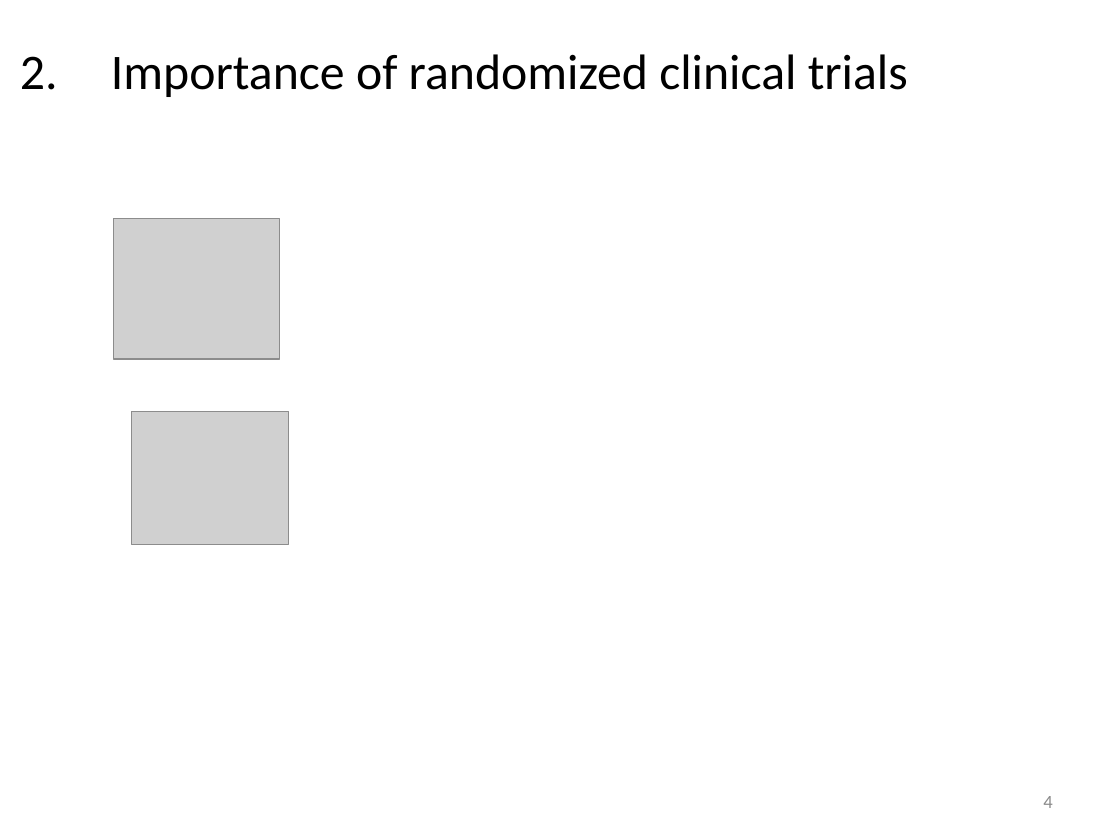
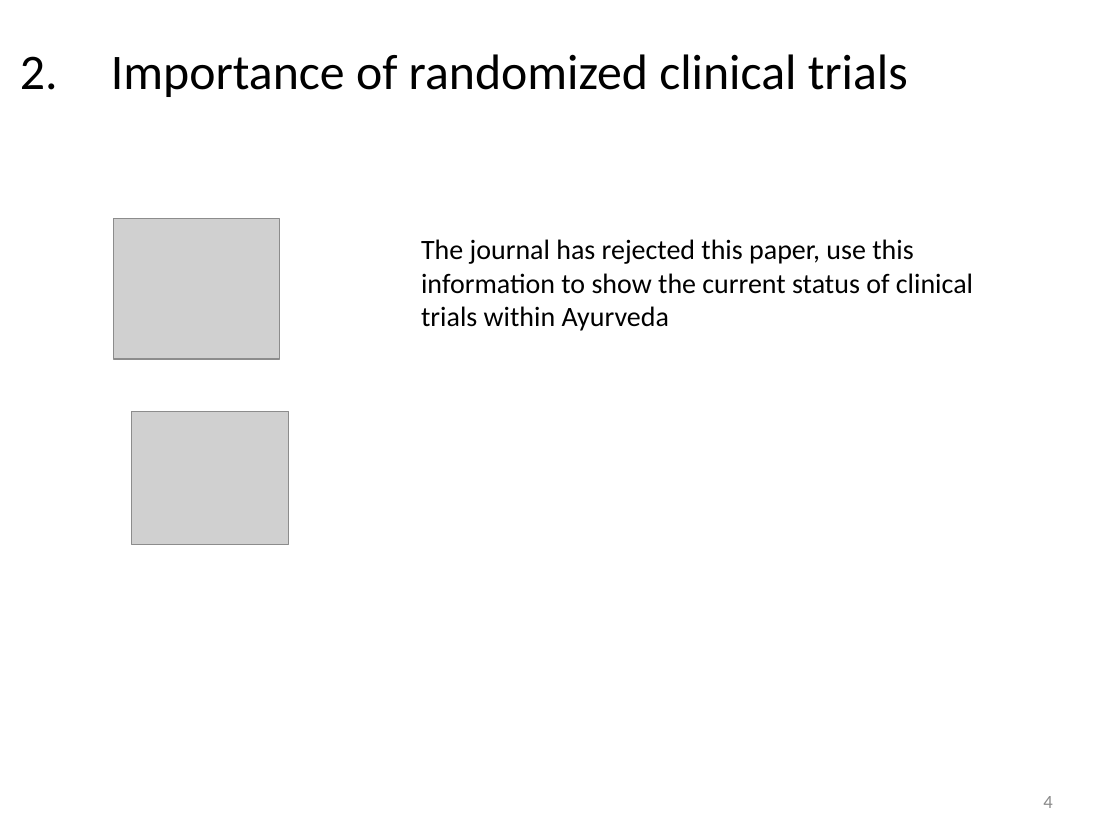
Before and after one commit to coursephd/PostgreSQL, a slide deck: slide 4 of thesis/ThesisPresentation V1.0-WorkingCopy.pptx. Drawn at 1120x840 pixels with LibreOffice and Linux fonts; fonts in the diff are those of the drawing; grey boxes stand for pictures; background and template pictures are left out. Boxes give left, top, right and bottom in pixels: in the first picture for what was removed or moved away, otherwise in the second. Text is boxed around its words. In the diff, an @@ line names an element or a change of style, - is before the commit and + after.

```diff
--- a/thesis/ThesisPresentation V1.0-WorkingCopy.pptx
+++ b/thesis/ThesisPresentation V1.0-WorkingCopy.pptx
@@ text added at (421,239,973,331), 18 pt, text #000000 @@
+The journal has rejected this paper, use this information to show the current status of clinical trials within Ayurveda
```
Also in this commit, not shown: 3 other slides changed, 4 slides added, 3 slides removed.
